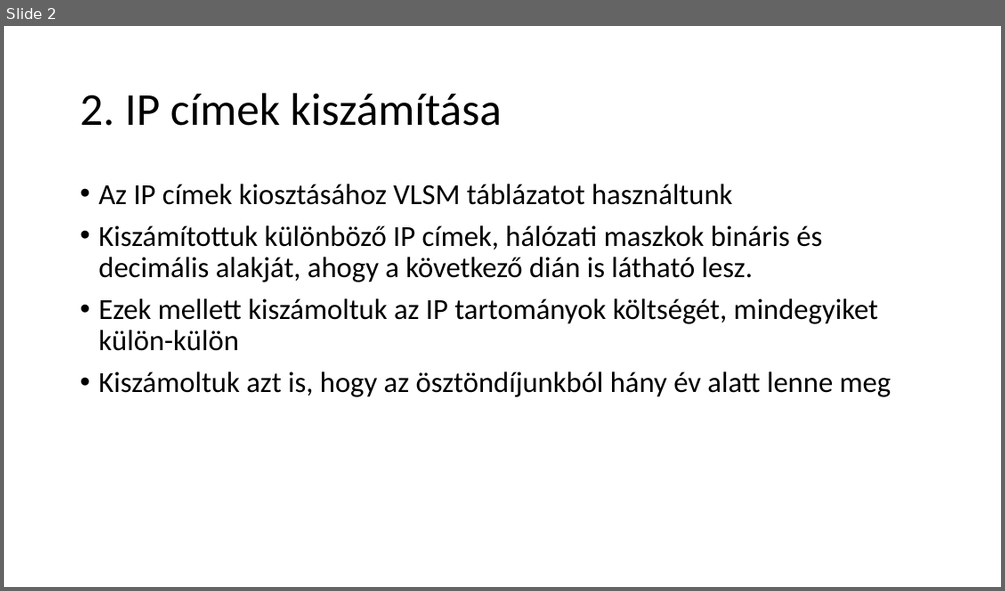
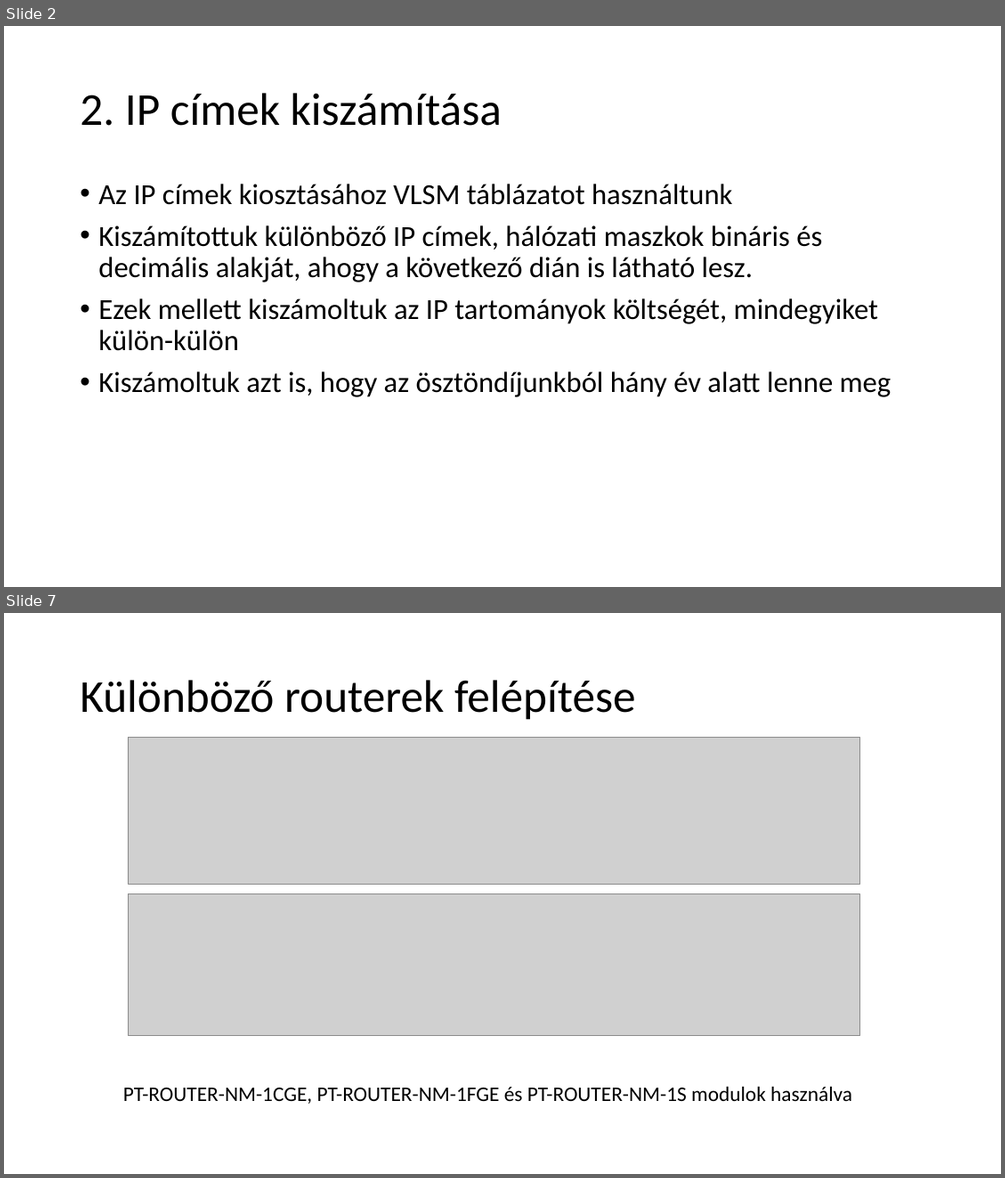
Before and after one commit to belain3d/halozatProjektek, a slide deck: 2-3-Projektmunka.pptx. Shown one above the other, each under a label of ours: slide 2 before the commit, slides 2 and 7 after it; the slides between them are not shown. The pictures are 1005x591 and 1005x1178 pixels, drawn with LibreOffice and Linux fonts; fonts in the diff are those of the drawing; grey boxes stand for pictures. Boxes give left, top, right and bottom in pixels: in the first picture for what was removed or moved away, otherwise in the second. Text is boxed around its words. In the diff, an @@ line names an element or a change of style, - is before the commit and + after.

```diff
--- a/2-3-Projektmunka.pptx
+++ b/2-3-Projektmunka.pptx
@@ slide 7 added at [4,613,1001,1174], background #FFFFFF @@
@@ title added at [80,680,636,720], 44 pt, text #000000 @@
+Különböző routerek felépítése
@@ picture added at [128,737,859,884] @@
@@ picture added at [128,893,859,1035] @@
@@ text added at [123,1086,852,1103], 20 pt, text #000000 @@
+PT-ROUTER-NM-1CGE, PT-ROUTER-NM-1FGE és PT-ROUTER-NM-1S modulok használva
```
Also in this commit, not shown: 6 other slides added, 1 slide removed, 2 other files.
